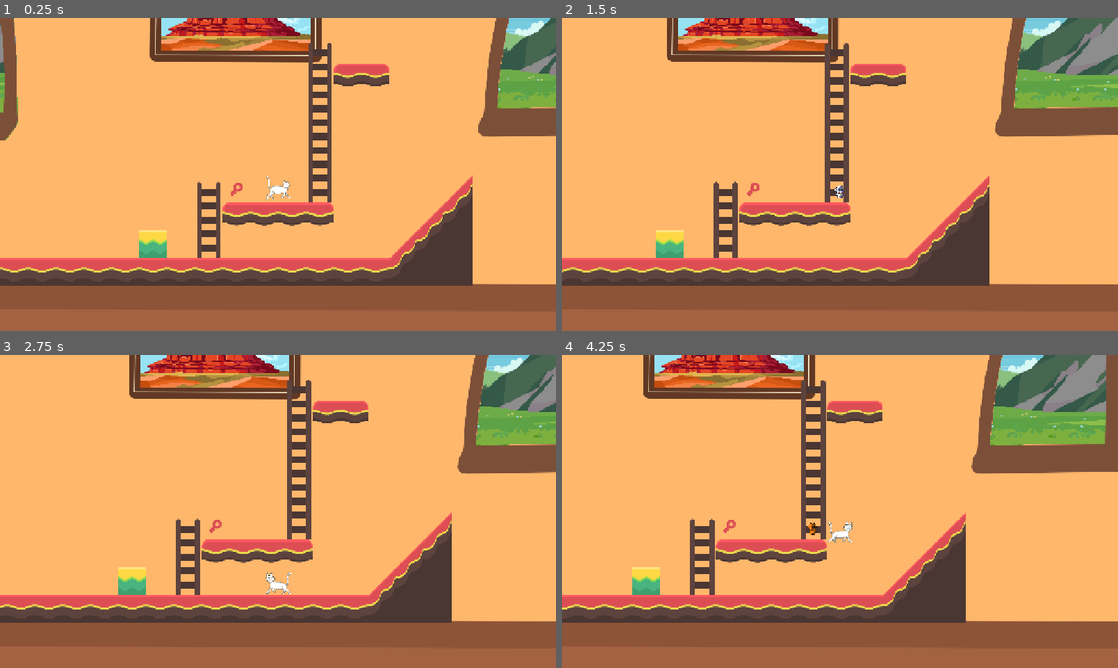
Above: before the commit, frames 1-4 (two rows, left to right).
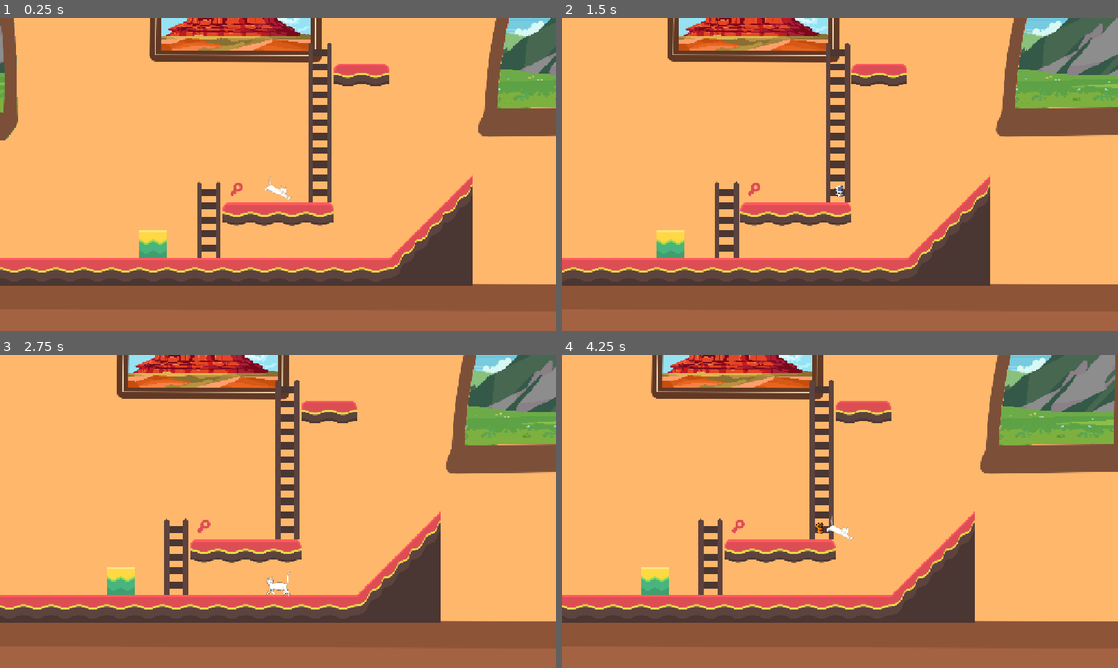
Above: after the commit, the same moments.

Repository: Fantasiel/GameJam25
Game: Godot game, scene res://scenes/levels/test.tscn
Two runs of this game, one before a commit and one after it. Both use one fixed random seed, a clock stepped at 60 frames per second and the inputs below.
Inputs:
- Up to frame 1 (0.25 s): no input
- Up to frame 2 (1.5 s): hold Right (move_right) from 0.53 s (still down); tap Space (jump) at 0.6, 0.77, 1.07 s; tap Delete (die) at 1.35 s
- Up to frame 3 (2.75 s): tap Space (jump) at 1.52, 1.55, 1.82, 2.3 s; release Right (move_right) at 2.03 s; hold Left (move_left) from 2.03 s (still down); tap F (interact) at 2.1 s
- Up to frame 4 (4.25 s): release Left (move_left) at 2.78 s; hold Right (move_right) from 2.78 s (still down); tap Ctrl (replay) at 2.85 s; tap Space (jump) at 3.02, 3.05, 3.32, 3.6, 3.77, 4.07 s

The runs differ from the first frame. In frame 1, 0.1% of the frame differs, in the area x 47-53%, y 50-59%; in frame 2, 2.0%; in frame 3, 12%, in the area x 0-100%, y 0-86%; in frame 4, 11%.

Commit message:
Add charge and jump animations this time for real

Diff:
--- a/scenes/cat/cat.gd
+++ b/scenes/cat/cat.gd
@@ -4,11 +4,12 @@
 const JUMP_VELOCITY = -300.0
 const JUMP_VELOCITY_FACTOR_BEGIN = 0.5 # jump strength at the begin of charging
 const JUMP_VELOCITY_FACTOR_END = 3.0 # jump strength at the end of charging
-const JUMP_VELOCITY_CHARGE_DURATION = 2.0 * 1000.0 # time in ms it takes to charge the jump
+const JUMP_VELOCITY_CHARGE_DURATION = 1.0 * 1000.0 # time in ms it takes to charge the jump
 const JUMP_ANGLE_SIDEWARDS = 0.25 * PI # angle when jumping sidewards
 const CLIMB_SPEED = 70
 const FALLING_SPEED = 200.0
 const FALLING_BREAKING_SPEED = 1000.0
+const FALLING_VERTICAL_THRESHOLD = 1.0
 
 # TODO: maybe need onready for $LadderRayCast2D and $AnimatedSprite2D
 # TODO: interact system: reset trigger resets what was interacted with (depends on thing)
@@ -19,6 +20,7 @@
 var recording_counter = 0 # counter for both recording and replay
 var replay_pressed = {} # remembers which action is pressed during replay
 var jump_charge_timestamp = null # start of jump charging, null = not charging
+var jump_release_timestamp = -1000000 # moment jump was releases
 
 var actions_to_record = ["move_left", "move_right", "move_up", "move_down", "jump", "interact"]
 
@@ -55,6 +57,8 @@
 		if _get_input("pressed", "jump"):
 			if jump_charge_timestamp == null:
 				jump_charge_timestamp = Time.get_ticks_msec()
+			velocity.x = 0
+			return
 		if _get_input("released", "jump"):
 			_jump(delta)
 			# maybe exploitable, so just reset charge timestamp after jump
@@ -118,12 +122,16 @@
 		angle = -JUMP_ANGLE_SIDEWARDS
 	var jump_direction = Vector2(sin(angle), cos(angle))
 
-	var charge_ratio = clamp((Time.get_ticks_msec() - jump_charge_timestamp) / JUMP_VELOCITY_CHARGE_DURATION, 0.0, 1.0)
+	var charge_ratio = _calculate_jump_charge_ratio()
 
 	var jump_factor = (1.0 - charge_ratio) * JUMP_VELOCITY_FACTOR_BEGIN + charge_ratio * JUMP_VELOCITY_FACTOR_END
 	var jump_velocity = JUMP_VELOCITY * jump_factor
 
 	velocity = jump_direction * jump_velocity;
+	jump_release_timestamp = Time.get_ticks_msec()
+
+func _calculate_jump_charge_ratio() -> float:
+	return clamp((Time.get_ticks_msec() - jump_charge_timestamp) / JUMP_VELOCITY_CHARGE_DURATION, 0.0, 1.0)
 
 func _falling(delta) -> void:
 	# Add the gravity
@@ -144,9 +152,9 @@
 
 func _set_animation() -> void:
 	# handle direction
-	if velocity.x < 0:
+	if velocity.x < 0 || _get_input("pressed", "move_left"):
 		$AnimatedSprite2D.flip_h = true
-	elif velocity.x > 0:
+	elif velocity.x > 0 || _get_input("pressed", "move_right"):
 		$AnimatedSprite2D.flip_h = false
 
 	# keep interact if already in there (will reset via _on_animation_finished())
@@ -159,6 +167,27 @@
 			$AnimatedSprite2D.play("climb")
 		else:
 			$AnimatedSprite2D.stop()
+		return
+
+	# handle jump charging
+	if jump_charge_timestamp != null:
+		if _calculate_jump_charge_ratio() < 0.95:
+			$AnimatedSprite2D.play("charge_start")
+		else:
+			$AnimatedSprite2D.play("charge_full")
+		return
+
+	# falling
+	if not is_on_floor():
+		var time_since_jump = Time.get_ticks_msec() - jump_release_timestamp
+		if time_since_jump < 0.25 * 1000:
+			$AnimatedSprite2D.play("charge_release")
+		elif abs(velocity.y) < FALLING_VERTICAL_THRESHOLD:
+			$AnimatedSprite2D.play("fly_horizontal")
+		elif velocity.y < 0.0:
+			$AnimatedSprite2D.play("fly_up")
+		else:
+			$AnimatedSprite2D.play("fly_down")
 		return
 
 	# handle walk
--- a/scenes/levels/test.tscn
+++ b/scenes/levels/test.tscn
@@ -396,6 +396,7 @@
 21:11/0 = 0
 
 [sub_resource type="TileSet" id="TileSet_qgfly"]
+resource_local_to_scene = true
 tile_size = Vector2i(64, 64)
 physics_layer_0/collision_layer = 1
 physics_layer_1/collision_layer = 2
Not shown: 1 places in scenes/levels/test.tscn that only renumber resources
